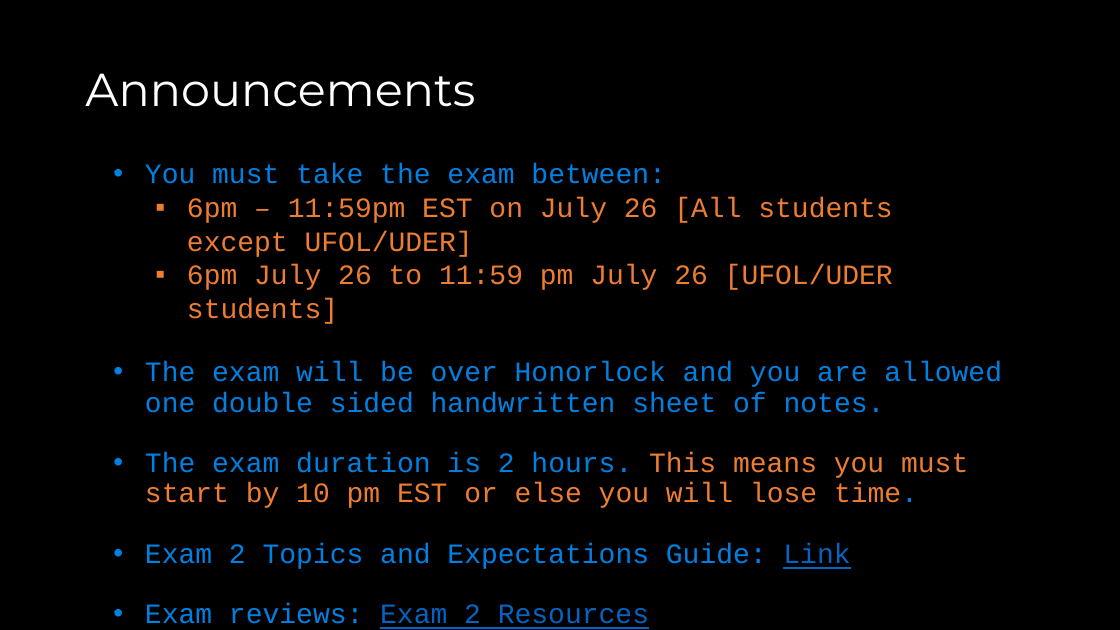
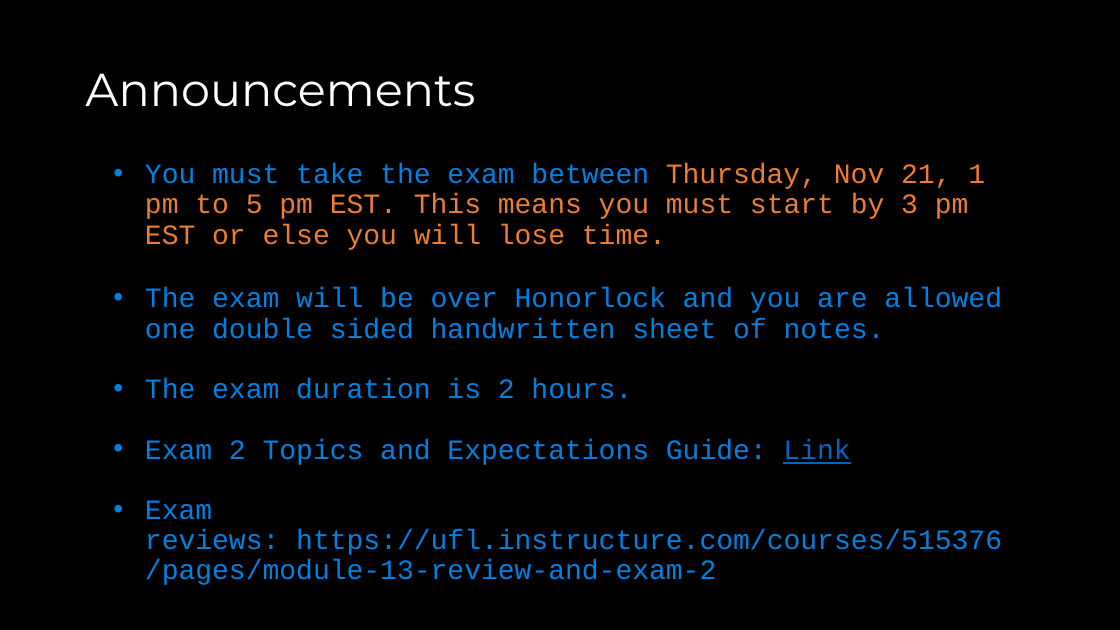
Before and after one commit to COP3530/Instructional-Content, a slide deck: slide 3 of Slides/Slides-PPT/Exam 2 - Review A.pptx. Drawn at 1120x630 pixels with LibreOffice and Linux fonts; fonts in the diff are those of the drawing. Boxes give left, top, right and bottom in pixels: in the first picture for what was removed or moved away, otherwise in the second. Text is boxed around its words. In the diff, an @@ line names an element or a change of style, - is before the commit and + after.

Commit message:
exam 2 review updated

```diff
--- a/Slides/Slides-PPT/Exam 2 - Review A.pptx
+++ b/Slides/Slides-PPT/Exam 2 - Review A.pptx
@@ text at bbox=[145, 163, 985, 250]: text changed @@
-• You must take the exam between:
-  ▪ 6pm – 11:59pm EST on July 26 [All students except UFOL/UDER]
-  ▪ 6pm July 26 to 11:59 pm July 26 [UFOL/UDER students]
+• You must take the exam between Thursday, Nov 21, 1 pm to 5 pm EST. This means you must start by 3 pm EST or else you will lose time.
@@ text at bbox=[145, 378, 632, 399]: text changed; text colour #ED7D31 to #0081E2 @@
-• The exam duration is 2 hours. This means you must start by 10 pm EST or else you will lose time.
+• The exam duration is 2 hours.
@@ text at bbox=[145, 500, 1002, 585]: text changed; text colour #0563C1 to #0081E2 @@
-• Exam reviews: Exam 2 Resources
+• Exam reviews: https://ufl.instructure.com/courses/515376/pages/module-13-review-and-exam-2
```
Also in this commit, not shown: 9 other slides changed, 5 slides added, 2 slides removed, 1 other file.
